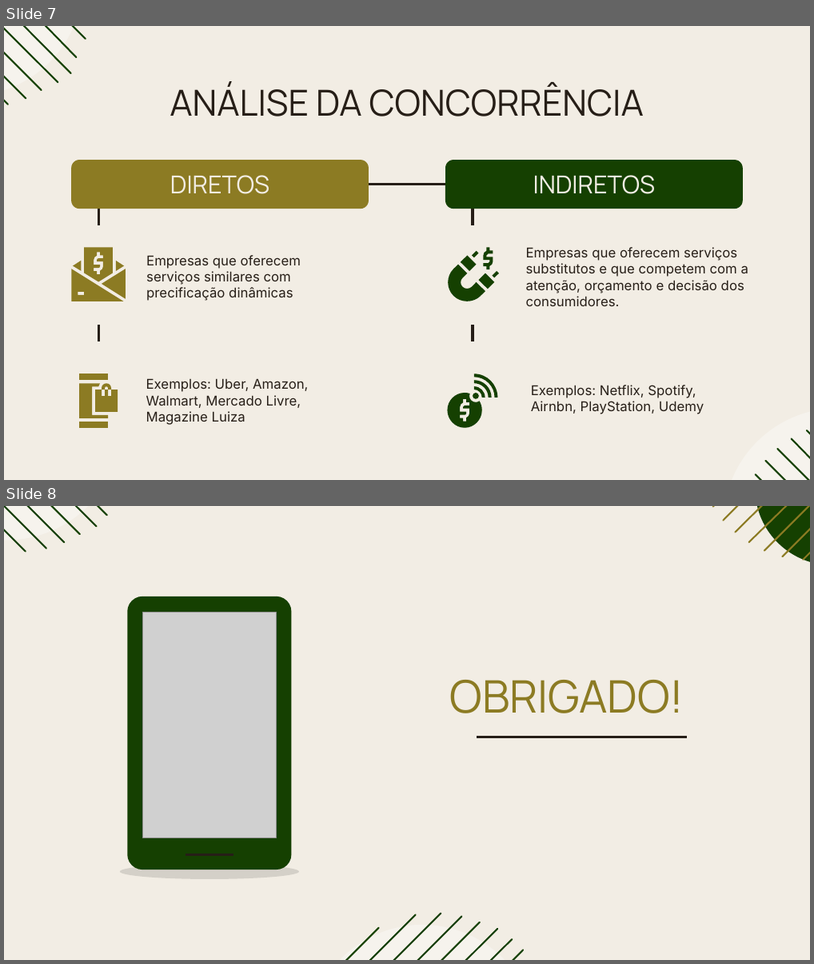
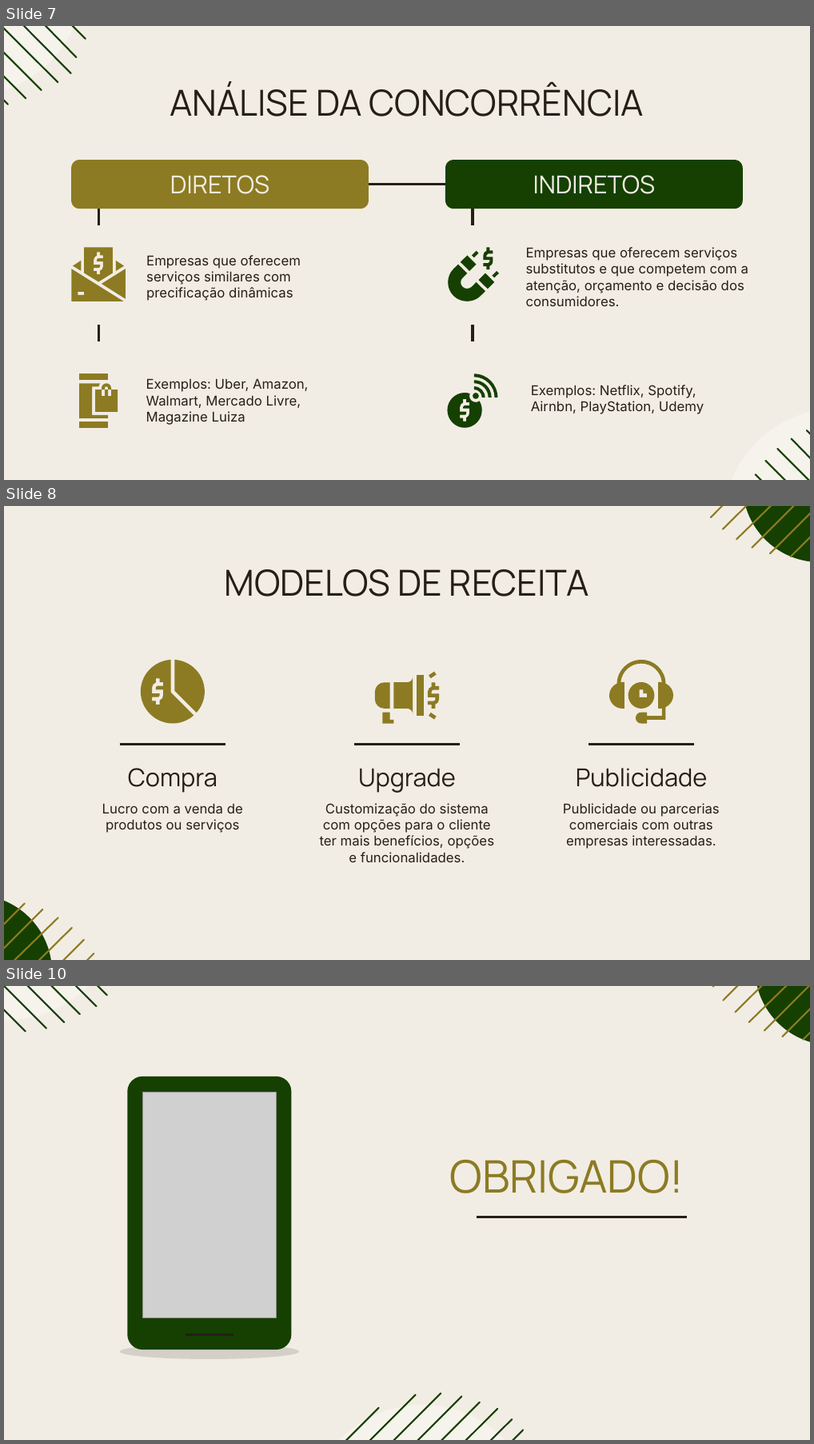
Before and after one commit to rafaellabastos/challenge-pitch-qa, a slide deck: Pitch-SavvyFix.pptx. Shown one above the other, each under a label of ours: slides 7 and 8 before the commit, slides 7, 8 and 10 after it; the slides between them are not shown. The pictures are 814x964 and 814x1444 pixels, drawn with LibreOffice and Linux fonts; fonts in the diff are those of the drawing; grey boxes stand for pictures. Boxes give left, top, right and bottom in pixels: in the first picture for what was removed or moved away, otherwise in the second. Text is boxed around its words. In the diff, an @@ line names an element or a change of style, - is before the commit and + after.

Commit message:
Slide que mostra os modelos de receita

```diff
--- a/Pitch-SavvyFix.pptx
+++ b/Pitch-SavvyFix.pptx
@@ slide 8 added at (4, 506, 810, 960), background #F2EDE4 @@
@@ group added at (711, 506, 810, 563): 6 freeform shapes, 1 ellipse @@
@@ title added at (225, 569, 590, 596), 32 pt, text #261E17 @@
+MODELOS DE RECEITA
@@ freeform shape added at (140, 660, 194, 723), fill #8C7B23 @@
@@ freeform shape added at (175, 660, 205, 712), fill #8C7B23 @@
@@ freeform shape added at (610, 660, 674, 723), fill #8C7B23 @@
@@ group added at (375, 672, 439, 724): 7 freeform shapes @@
@@ freeform shape added at (629, 682, 654, 708), fill #8C7B23 @@
@@ line added from (120, 744) to (226, 744), #261E17 2.25 pt @@
@@ line added from (354, 744) to (461, 744), #261E17 2.25 pt @@
@@ line added from (589, 744) to (694, 744), #261E17 2.25 pt @@
@@ subtitle added at (128, 768, 218, 792), 22 pt, text #261E17 @@
+Compra
@@ subtitle added at (358, 768, 456, 792), 22 pt, text #261E17 @@
+Upgrade
@@ subtitle added at (576, 768, 708, 787), 22 pt, text #261E17 @@
+Publicidade
@@ subtitle added at (102, 803, 243, 832), 12 pt, text #261E17 @@
+Lucro com a venda de produtos ou serviços
@@ subtitle added at (320, 803, 495, 862), 12 pt, text #261E17 @@
+Customização do sistema com opções para o cliente ter mais benefícios, opções e funcionalidades.
@@ subtitle added at (563, 803, 720, 848), 12 pt, text #261E17 @@
+Publicidade ou parcerias comerciais com outras empresas interessadas.
@@ group added at (4, 895, 94, 960): 6 freeform shapes, 1 ellipse @@
@@ what was slide 8 is now slide 10 @@
```
Also in this commit, not shown: 1 other slide added.
